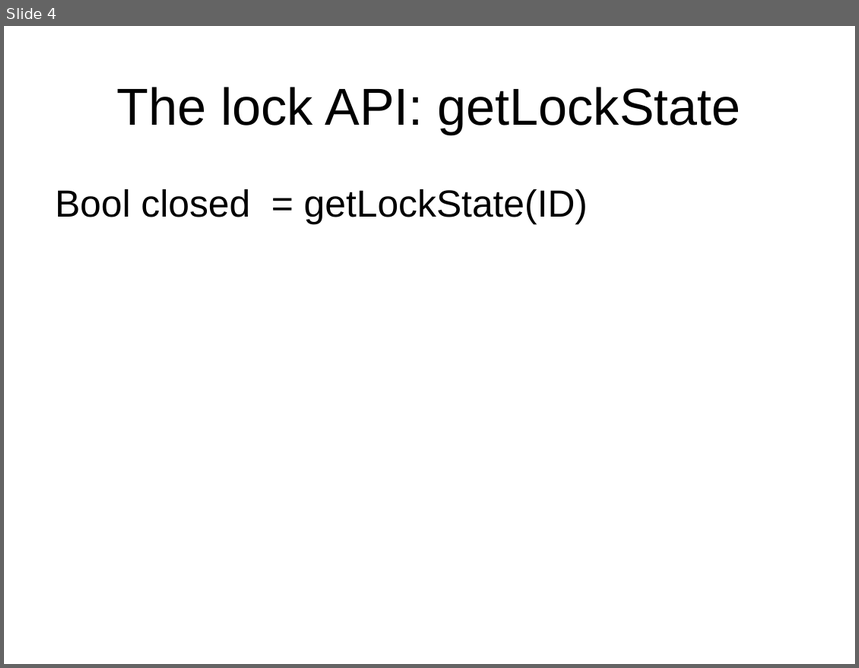
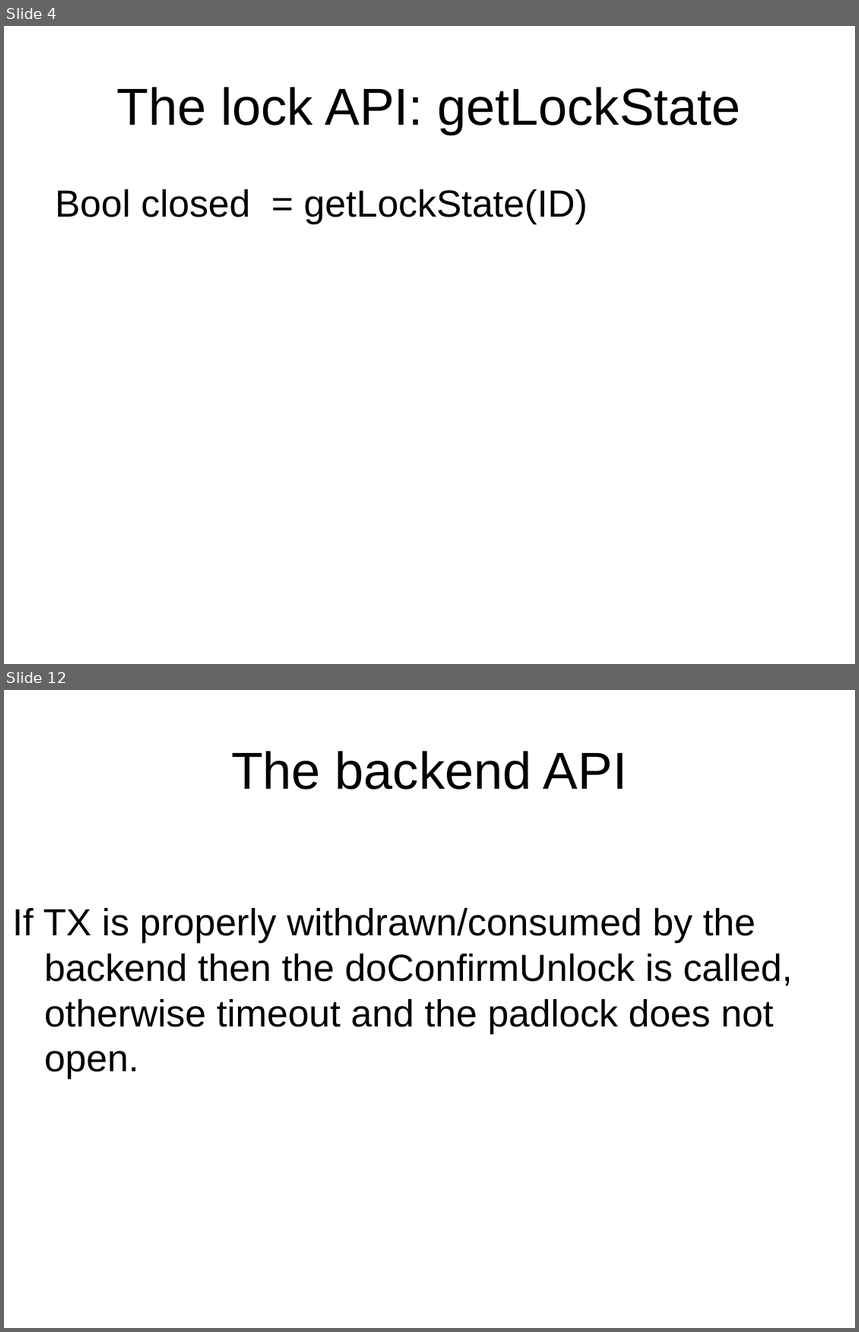
Before and after one commit to blockTeamhackathon/documents, a slide deck: B’Lock.ppt. Shown one above the other, each under a label of ours: slide 4 before the commit, slides 4 and 12 after it; the slides between them are not shown. The pictures are 859x668 and 859x1332 pixels, drawn with LibreOffice and Linux fonts; fonts in the diff are those of the drawing. Boxes give left, top, right and bottom in pixels: in the first picture for what was removed or moved away, otherwise in the second. Text is boxed around its words. In the diff, an @@ line names an element or a change of style, - is before the commit and + after.

Commit message:
V2 with the backend API

```diff
--- a/B’Lock.ppt
+++ b/B’Lock.ppt
@@ slide 12 added at (4,690,855,1328), background #FFFFFF @@
@@ title added at (231,751,627,790), 44 pt, text #000000 @@
+The backend API
@@ text added at (12,908,793,1080), 32 pt, text #000000 @@
+If TX is properly withdrawn/consumed by the backend then the doConfirmUnlock is called, otherwise timeout and the padlock does not open.
```
Also in this commit, not shown: 4 slides changed, 4 other slides added.
